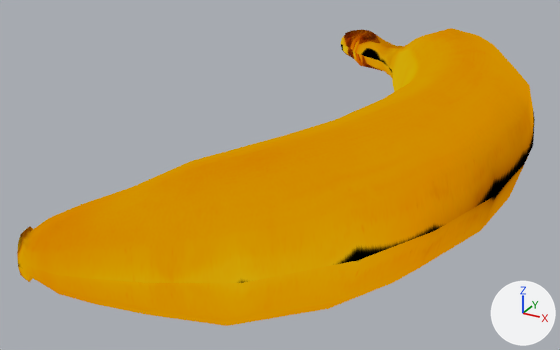
The glTF model models/banana.gltf, before and after one commit.
One viewpoint serves both versions: a camera (50 mm lens) standing at (2.85, -9.32, 3.87) and looking at (-2.01, -0.5, -0.54). The axes (+X, +Y, +Z) are drawn at lower right. The lights are the same throughout. Where no turn or scale is listed for an object, it has been applied to the vertices.

Names of what the first picture shows: 'Banana'.
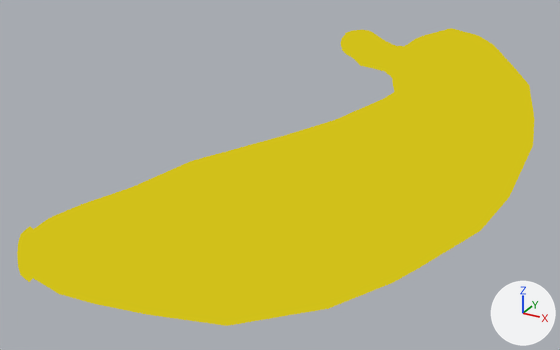
Changed parts and their boxes (x1, y1, x2, y2) in the pictures (560 x 350 px):
'Banana', surface changed (orange to yellow): (17, 28, 535, 326) in both

Diff of the bpy script that builds the scene:
```diff
--- a/models/banana.gltf.py
+++ b/models/banana.gltf.py
@@ mat_banana @@
 n0 = _N.new('ShaderNodeEmission'); n0.name = 'Emission'
+n0.inputs[0].default_value = (0.64, 0.528, 0.0105, 1.0)  # 'Color', yellow #d1c01a
 n1 = _N.new('ShaderNodeLightPath'); n1.name = 'Light Path'
@@ mat_banana @@
 n4 = _N.new('ShaderNodeOutputMaterial'); n4.name = 'Material Output'
-n5 = _N.new('ShaderNodeMix'); n5.name = 'Mix'
-n5.data_type = 'RGBA'
-n5.blend_type = 'MULTIPLY'
-n5.inputs[0].default_value = 1.0  # 'Factor'
-n5.inputs[7].default_value = (0.64, 0.528, 0.0105, 1.0)  # 'B', yellow #d1c01a
-n6 = _N.new('ShaderNodeTexImage'); n6.name = 'Image Texture'
-n6.image = img_banana_08
 _L.new(n1.outputs[0], n3.inputs[0])  # 'Is Camera Ray' to 'Factor'
@@ mat_banana @@
 _L.new(n3.outputs[0], n4.inputs[0])  # 'Shader' to 'Surface'
-_L.new(n5.outputs[2], n0.inputs[0])  # 'Result' to 'Color'
-_L.new(n6.outputs[0], n5.inputs[6])  # 'Color' to 'A'
```
